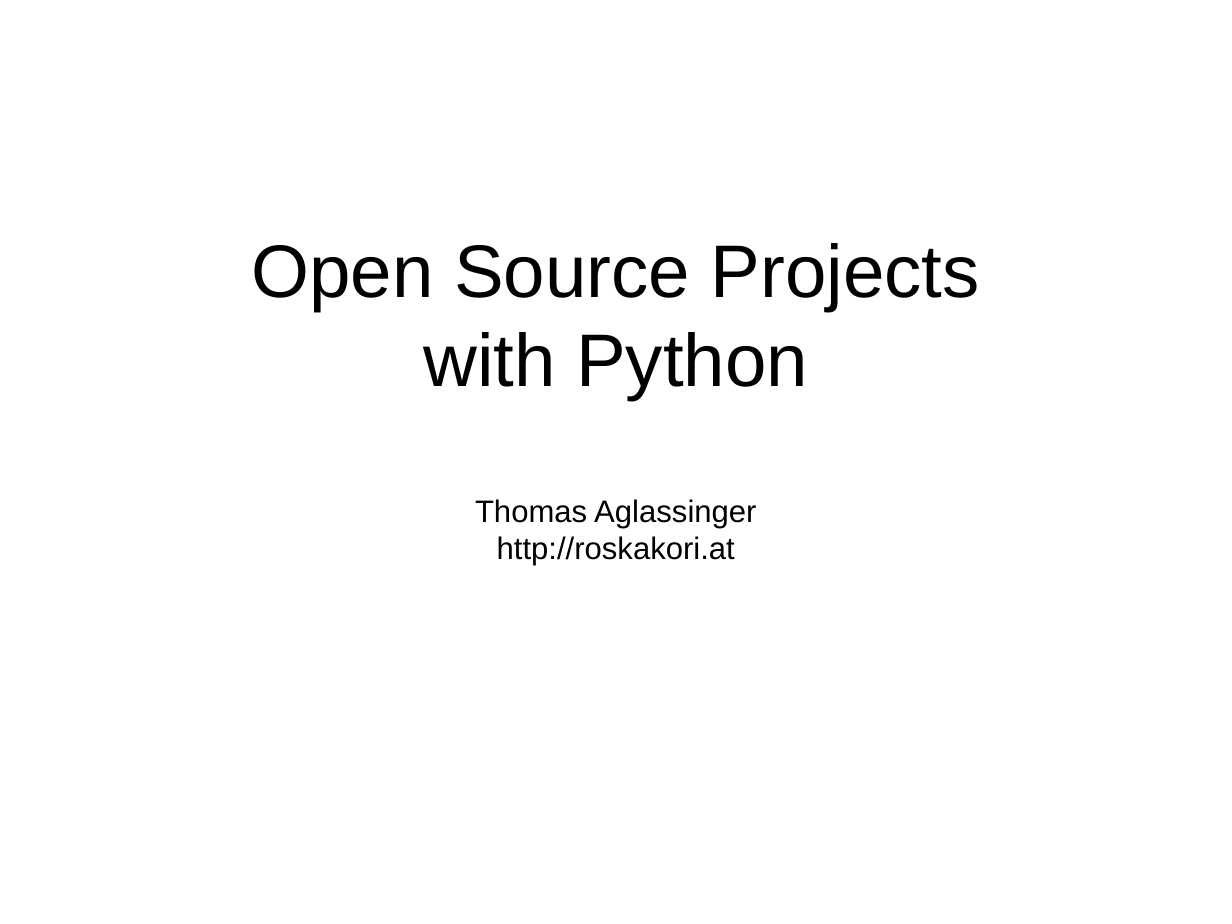
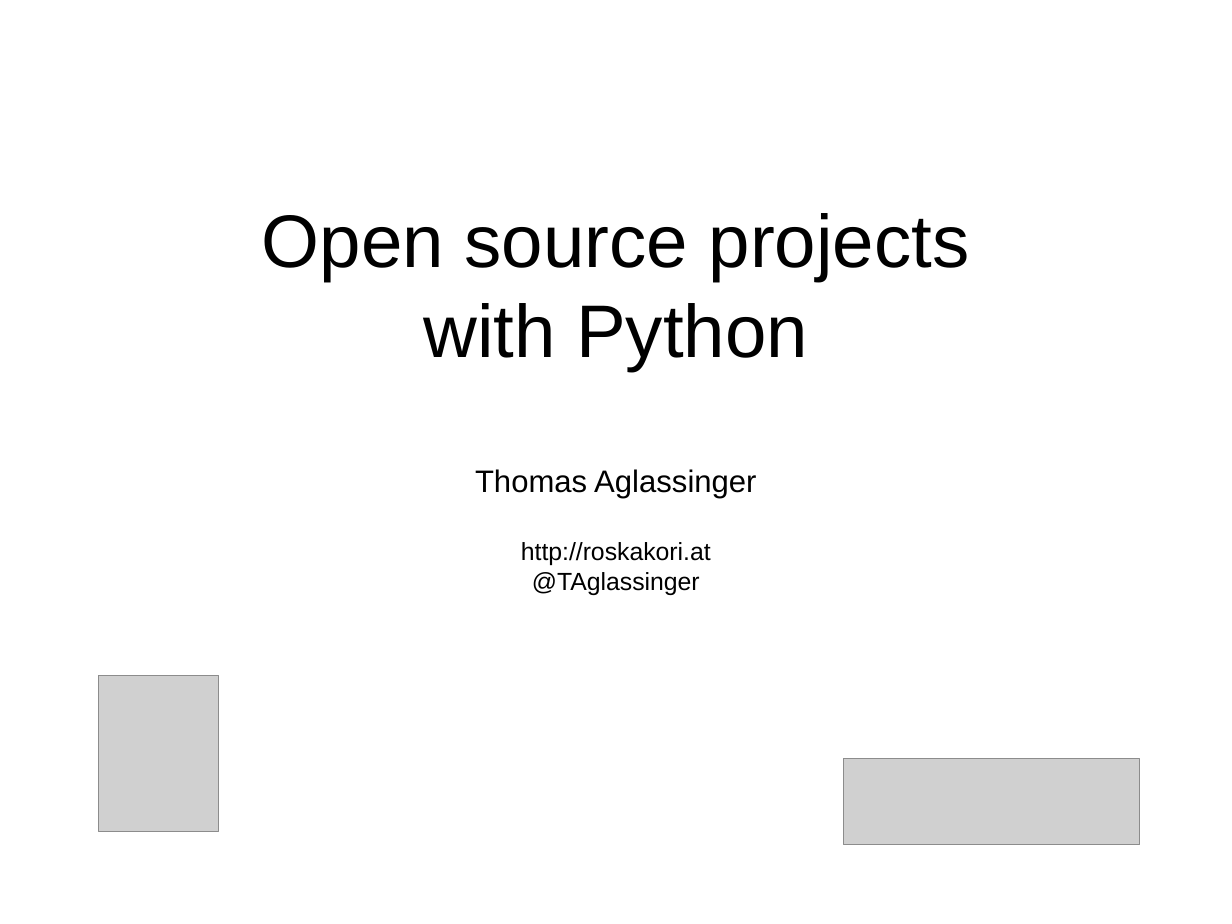
Before and after one commit to roskakori/talks, a slide deck: slide 1 of pygraz/opensourceprojects/Open source projects with Python.odp. Drawn at 1232x924 pixels with LibreOffice and Linux fonts; fonts in the diff are those of the drawing; grey boxes stand for pictures. Boxes give left, top, right and bottom in pixels: in the first picture for what was removed or moved away, otherwise in the second. Text is boxed around its words. In the diff, an @@ line names an element or a change of style, - is before the commit and + after.

```diff
--- a/pygraz/opensourceprojects/Open source projects with Python.odp
+++ b/pygraz/opensourceprojects/Open source projects with Python.odp
@@ subtitle at bbox=[262, 213, 970, 595]: text changed; size 20 to 16 pt @@
-Open Source Projects
-with Python
-Thomas Aglassinger
-http://roskakori.at
+Open source projects
+with Python
+Thomas Aglassinger
+http://roskakori.at
+@TAglassinger
@@ picture added at bbox=[98, 675, 219, 832] @@
@@ picture added at bbox=[844, 759, 1140, 845] @@
```
Also in this commit, not shown: 12 other slides changed, 10 slides added, 2 slides removed.
